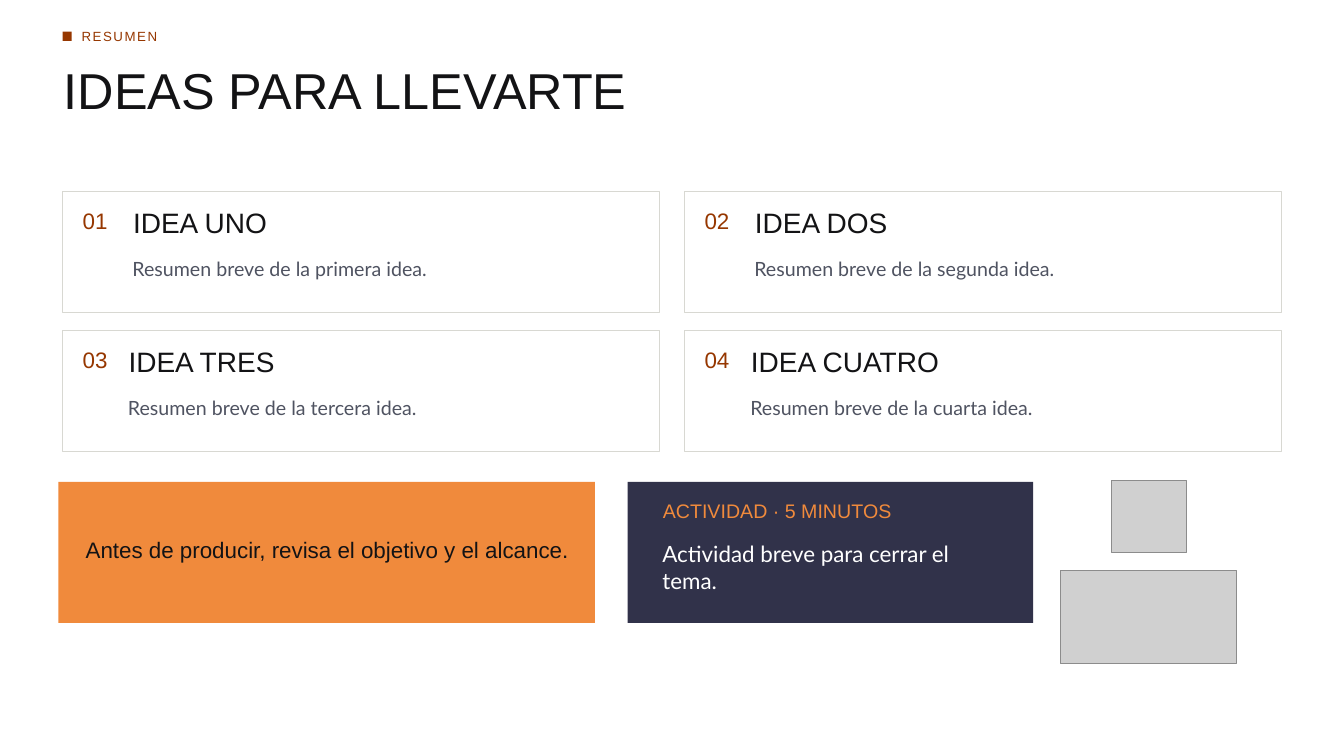
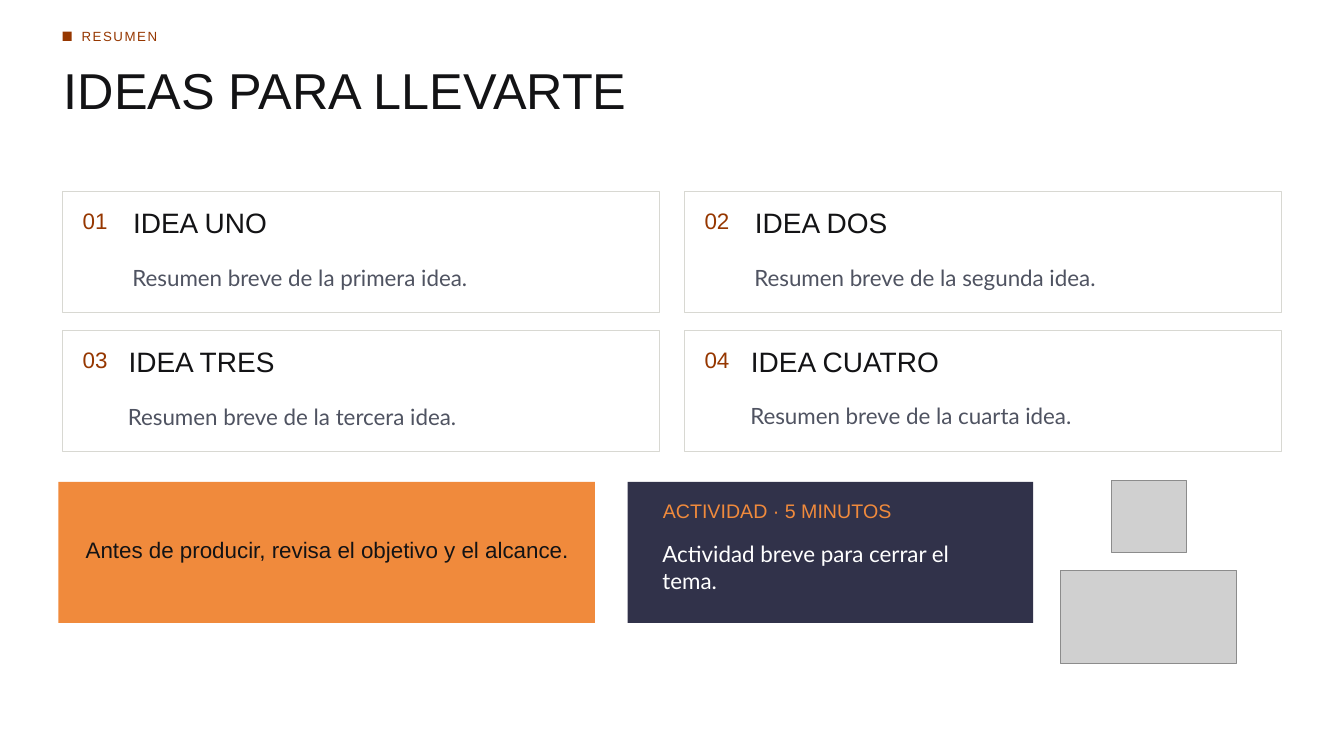
Before and after one commit to abala-tec/TC2005B, a slide deck: slide 20 of video-juegos/template/FINAL-plantilla-videojuegos.pptx. Drawn at 1344x756 pixels with LibreOffice and Linux fonts; fonts in the diff are those of the drawing; grey boxes stand for pictures; background and template pictures are left out. Boxes give left, top, right and bottom in pixels: in the first picture for what was removed or moved away, otherwise in the second. Text is boxed around its words. In the diff, an @@ line names an element or a change of style, - is before the commit and + after.

```diff
--- a/video-juegos/template/FINAL-plantilla-videojuegos.pptx
+++ b/video-juegos/template/FINAL-plantilla-videojuegos.pptx
@@ size 14 to 16 pt in 4 elements at (128, 408, 456, 425), (132, 269, 467, 290), (754, 269, 1095, 290), (750, 407, 1071, 424) @@
@@ text "Resumen breve de la cuarta ...": place and size @@
-text "Resumen breve de la cuarta ..." at (750, 400, 1032, 415)
+text "Resumen breve de la cuarta ..." at (750, 407, 1071, 424)
```
Also in this commit, not shown: 4 other slides changed.
